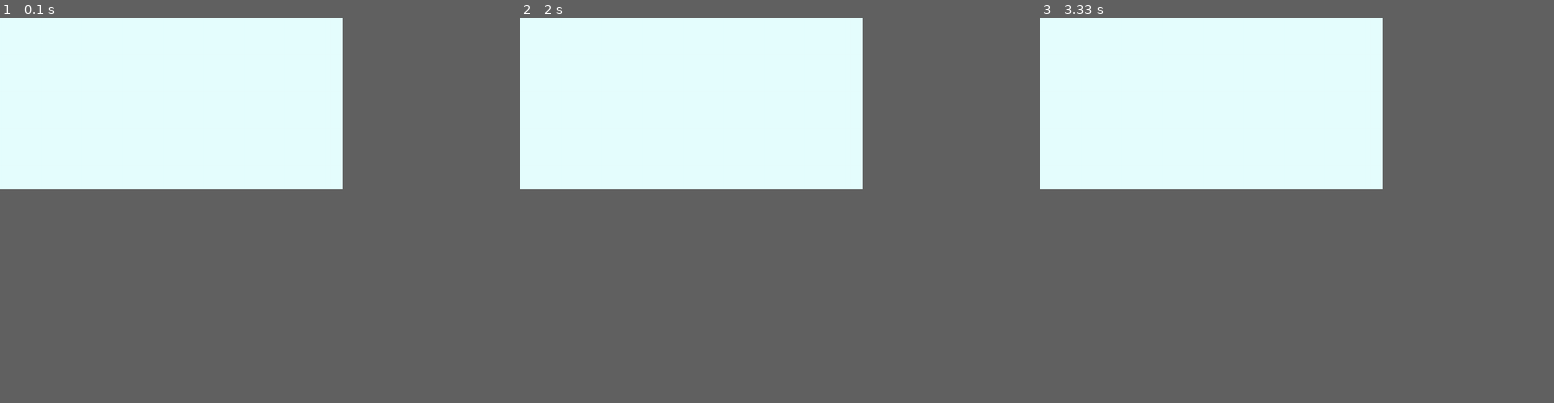
Above: before the commit, frames 1-3 (left to right).
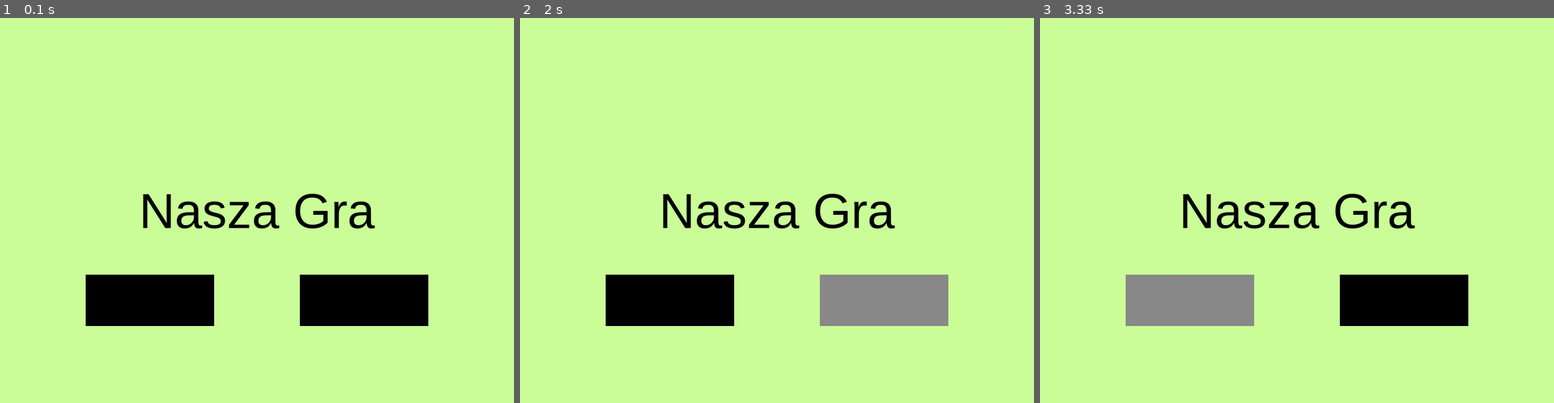
Above: after the commit, the same moments.

Repository: AGH-Narzedzia-Informatyczne-2020-2021/PyGame
Game: pygame game, started from Menu.py
Same seed, same stepped clock (60 frames per second), same inputs: the game is played once before the commit and once after it.
Inputs (mouse positions are in pixels of both pictures, inside the frame that each line leads up to):
- Up to frame 1 (0.1 s): no input
- Up to frame 2 (2 s): click (669, 299) at 0.38 s; click (828, 295) at 0.72 s; click (617, 152) at 1.05 s; click (884, 299) at 1.88 s
- Up to frame 3 (3.33 s): click (1271, 310) at 2.22 s; click (1189, 299) at 3.05 s
In our replay, the window is 600x300 before the commit and 900x675 after it. These sizes can differ from the game's own. Grey fills any space a smaller window leaves; there, only what the larger window draws over its background counts as a difference.

The runs differ from the first frame. In frame 1, 38% of the frame differs, in the area x 0-84%, y 0-80%; in frame 2, 38%; in frame 3, 38%.

Commit message:
Add files via upload

Diff:
--- a/Menu.py
+++ b/Menu.py
@@ -1,34 +1,99 @@
 import pygame
-import sys
+import pygame.sysfont
 from pygame.locals import *
 
-# inicjacja modułu pygame
+#pygame.sysfont.initsysfonts()
 pygame.init()
+FPS= 60
 
 # szerokość i wysokość okna gry
-OKNOGRY_SZER = 800
-OKNOGRY_WYS = 400
-# kolor okna gry, składowe RGB zapisane w tupli
-LT_BLUE = (230, 255, 255)
+WINDOW_WIDTH = 1200
+WINDOW_HEIGHT = 900
 
-# powierzchnia do rysowania, czyli inicjacja pola gry
-oknogry = pygame.display.set_mode((OKNOGRY_SZER, OKNOGRY_WYS), 0, 32)
-# tytuł okna gry
-pygame.display.set_caption('Prosty Pong')
+# OKNO GRY
+SCREEN = pygame.display.set_mode((WINDOW_WIDTH, WINDOW_HEIGHT))
+pygame.display.set_caption('Nasza gra')
+CLOCK = pygame.time.Clock()
 
-# pętla główna programu
-while True:
-    # obsługa zdarzeń generowanych przez gracza
-    for event in pygame.event.get():
-        # przechwyć zamknięcie okna
-        if event.type == QUIT:
-            pygame.quit()
-            sys.exit()
 
-    # rysowanie obiektów
-    oknogry.fill(LT_BLUE)  # kolor okna gry
+#KOLORY
+BACKGROUND_COLOR = (204, 255, 153)
+BLACK = (0, 0, 0)
+BRIGHT_BLACK = (138, 138, 138)
+WHITE = (255, 255, 255)
 
-    # zaktualizuj okno i wyświetl
+
+
+#FUNCKJE
+
+def text_objects(text, font):
+    textSurface= font.render(text, True, BLACK)
+    return textSurface, textSurface.get_rect()
+
+def message_display(text):
+    largeText= pygame.font.SysFont("Times New Roman", 115)
+    TextSurf, TextRect = text_objects(text, largeText)
+    TextRect.center = ((WINDOW_WIDTH/2), (WINDOW_HEIGHT/2))
+    SCREEN.blit(TextSurf,TextRect)
     pygame.display.update()
 
+#funkcja głównego menu
+def m_menu():
+
+    M_MENU= True
+
+    while M_MENU:
+        for event in pygame.event.get():
+            if event.type == QUIT:
+                pygame.quit()
+                quit()
+            elif event.type == pygame.KEYDOWN:
+                if event.key == K_ESCAPE:
+                    pygame.quit()
+                    quit()
+        SCREEN.fill(BACKGROUND_COLOR)  # kolor okna gry
+        largeText = pygame.font.SysFont('Arial', 115)
+        TextSurf, TextRect = text_objects("Nasza Gra", largeText)  #zmienić nazwę jak już wymyślimy
+        TextRect.center = ((WINDOW_WIDTH / 2), (WINDOW_HEIGHT / 2))
+        SCREEN.blit(TextSurf, TextRect)
+
+        # rysowanie obiektów
+        MOUSE = pygame.mouse.get_pos()
+        if 200 + 300 > MOUSE[0] > 200 and 600 + 120 > MOUSE[1] > 600:
+            pygame.draw.rect(SCREEN, BRIGHT_BLACK, (200, 600, 300, 120))
+        else:
+            pygame.draw.rect(SCREEN, BLACK, (200, 600, 300, 120))
+        if 700 + 300 > MOUSE[0] > 700 and 600 + 120 > MOUSE[1] > 600:
+            pygame.draw.rect(SCREEN, BRIGHT_BLACK, (700, 600, 300, 120))
+        else:
+            pygame.draw.rect(SCREEN, BLACK, (700, 600, 300, 120))
+
+        pygame.display.update()
+        CLOCK.tick(FPS)
+
+
+# PĘTLA GŁówna PROGRAMU
+
+
+def game_loop():
+    while True:
+        CLOCK.tick(FPS)
+        # obsługa zdarzeń generowanych przez gracza
+        for event in pygame.event.get():
+             if event.type == QUIT:
+                pygame.quit()
+                quit()
+             elif event.type == pygame.KEYDOWN:
+                if event.key == K_ESCAPE:
+                    pygame.quit()
+                    quit()
+             print(event)
+        #aktualizuje wszystkie parametry ekranu na bieżąco
+        pygame.display.update()
+
+        # zaktualizuj okno i wyświetl
+        pygame.display.update()
+
+m_menu()
+game_loop()
 # KONIEC
